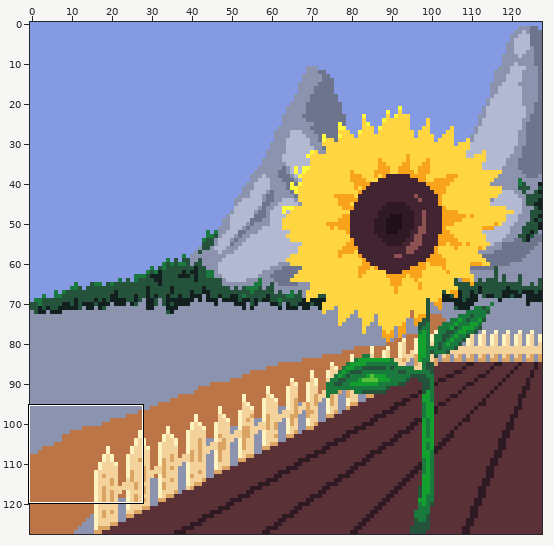
Pixel-art file, stored at Jun_2021/sunflower.aseprite. Above: a wide view before the commit, with the close-up outlined.
Close-up. The starting point:
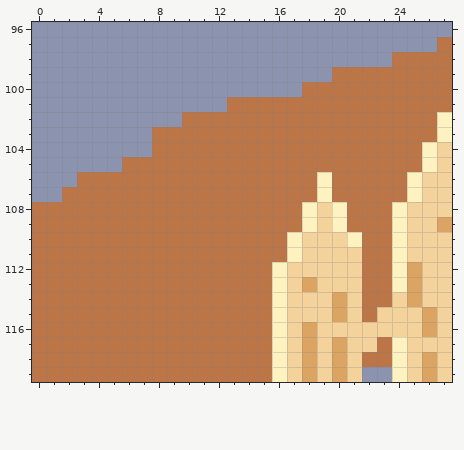
128x128 pixels, 1 frame. Shown: x 0..27, y 96..119.
New version:
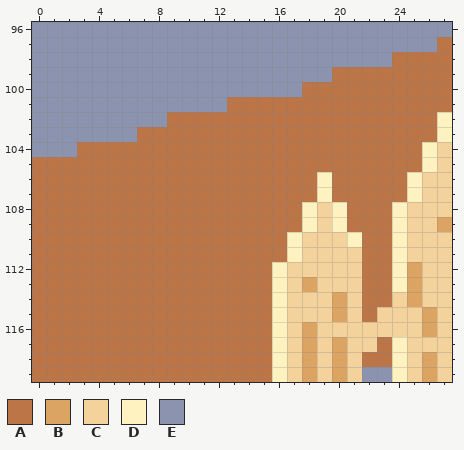
Palette (. is transparent): A #bb7547  B #dba463  C #f4d29c  D #fef3c0  E #8b93af
Changes in this commit:
Layer "Core":
Colour E gives way to colour A in row 102 at x 9; in row 103 at x 7; in row 104 at x 3 to 7; in row 105 at x 0 to 5; in row 106 at x 0 to 2; in row 107 at x 0 to 1.
